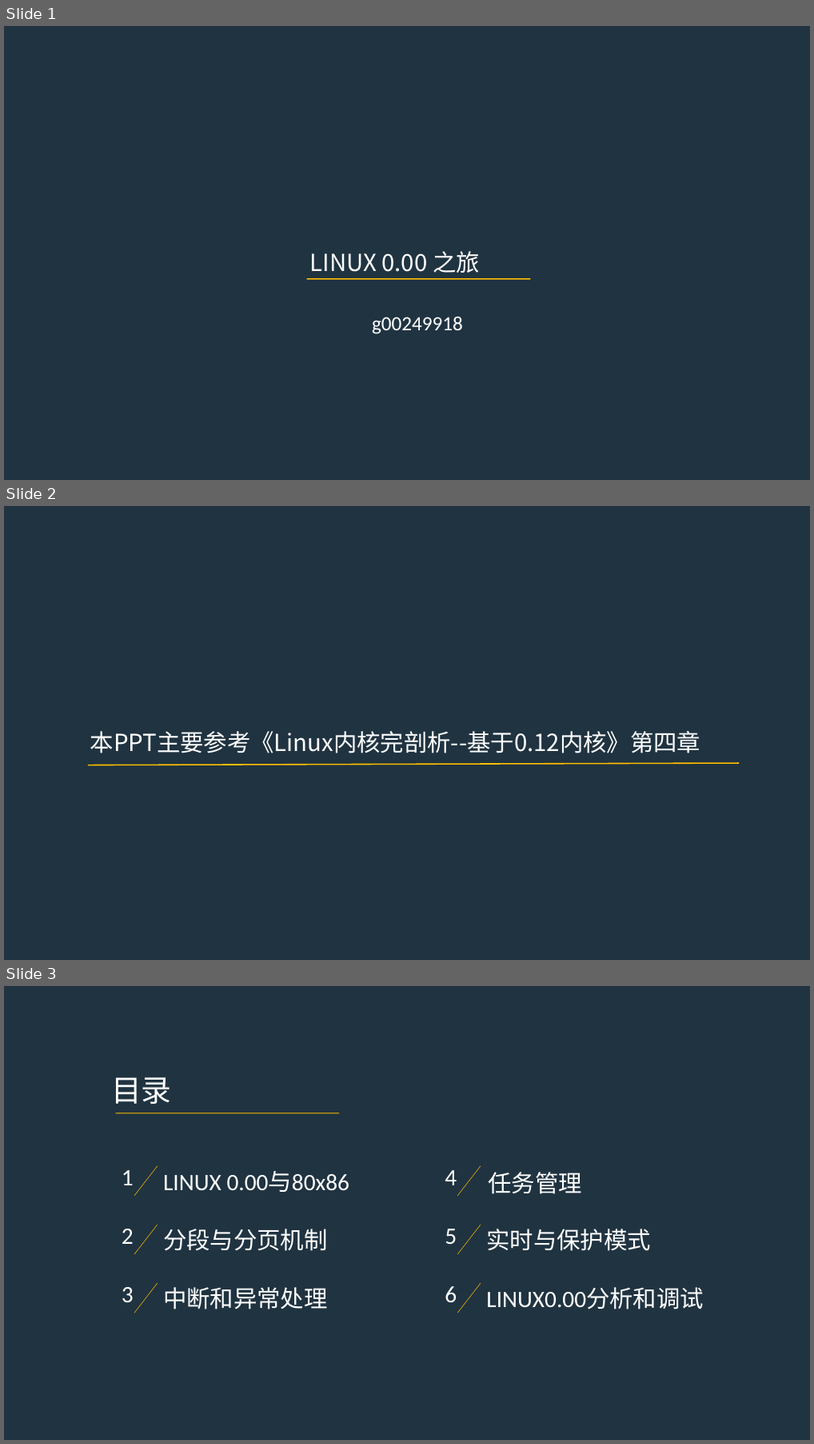
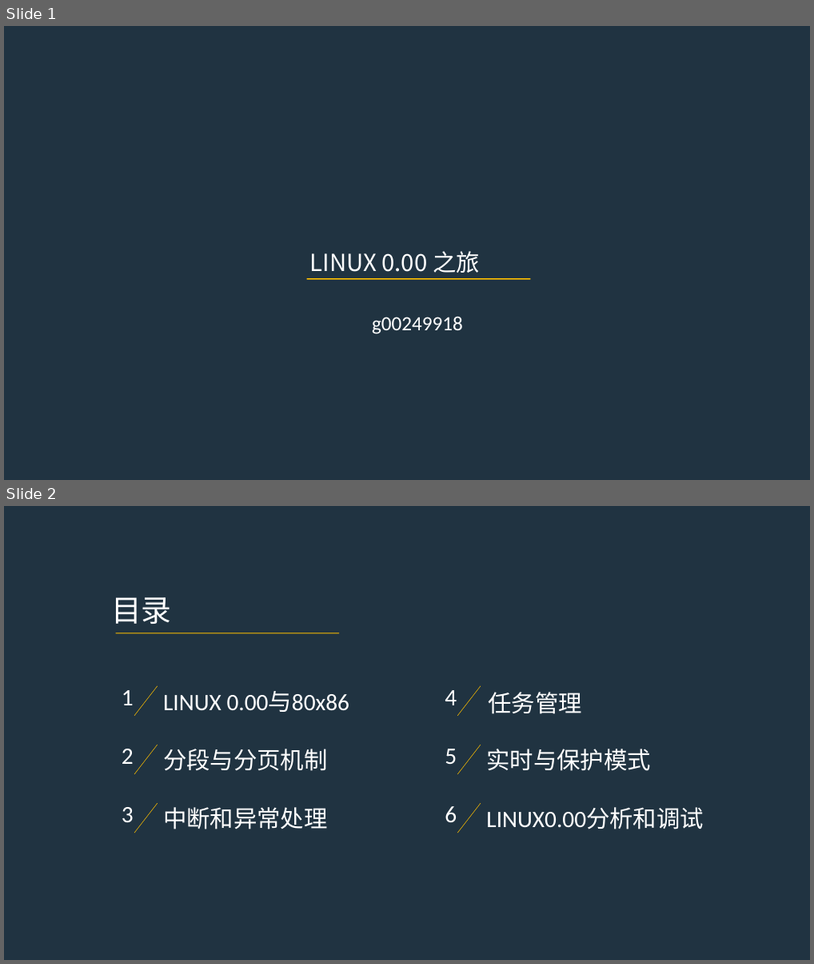
Before and after one commit to takakawa/linux, a slide deck: LINUX 0.00.ppt. Shown one above the other, each under a label of ours: slides 1, 2 and 3 before the commit, slides 1 and 2 after it. The pictures are 814x1444 and 814x964 pixels, drawn with LibreOffice and Linux fonts; fonts in the diff are those of the drawing. Boxes give left, top, right and bottom in pixels: in the first picture for what was removed or moved away, otherwise in the second. Text is boxed around its words. In the diff, an @@ line names an element or a change of style, - is before the commit and + after.

```diff
--- a/LINUX 0.00.ppt
+++ b/LINUX 0.00.ppt
@@ slide 2 removed at [4, 506, 810, 960], background #203341 @@
@@ text removed at [90, 731, 701, 753] @@
-本PPT主要参考《Linux内核完剖析--基于0.12内核》第四章
@@ line removed from (88, 764) to (739, 763) @@
@@ what was slide 3 is now slide 2 @@
```
Also in this commit, not shown: 2 slides changed, 3 slides added, 17 other files.
